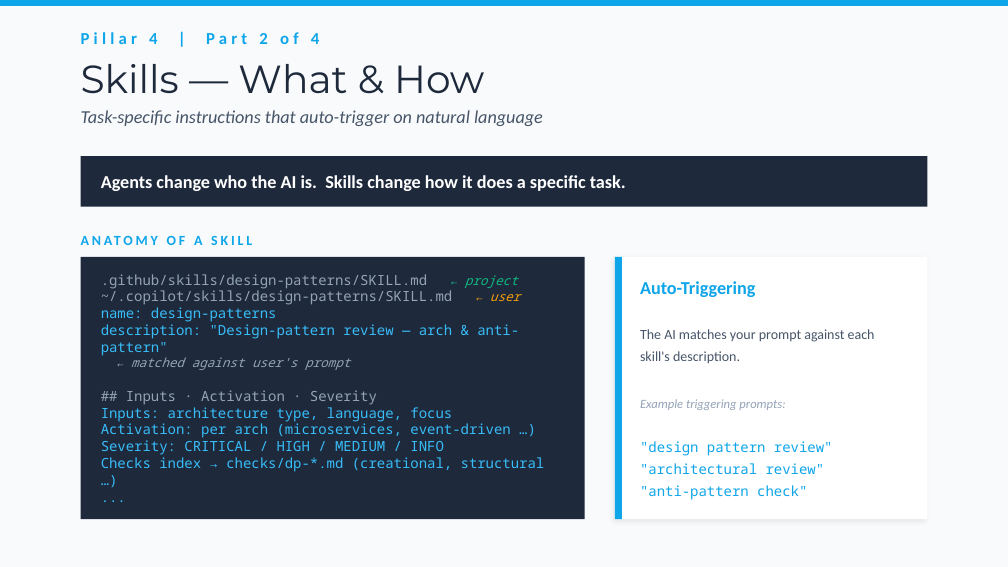
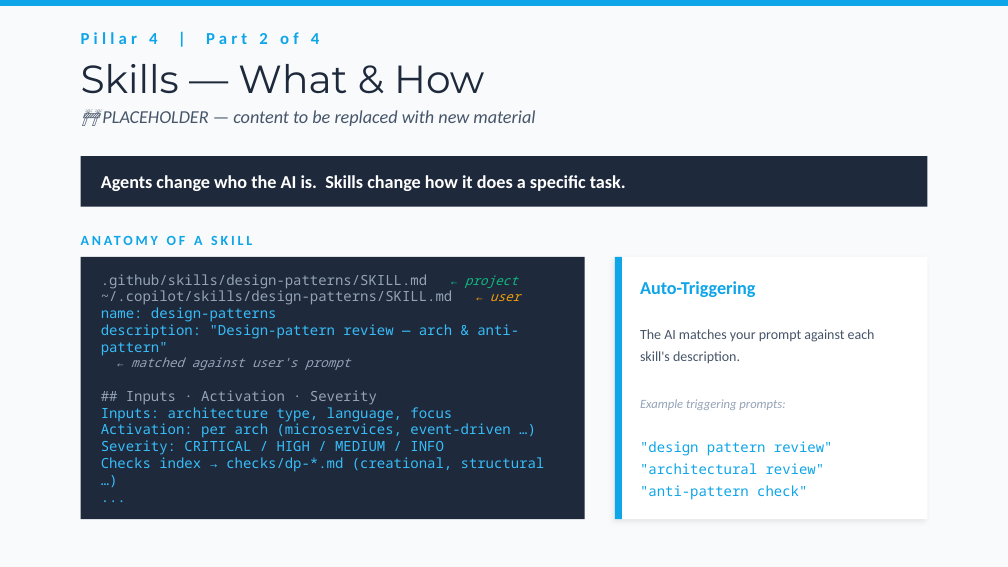
Before and after one commit to bubuding0809/copilot-cli-for-beginners, a slide deck: slide 12 of WORKSHOP-PRESENTATION.pptx. Drawn at 1008x567 pixels with LibreOffice and Linux fonts; fonts in the diff are those of the drawing. Boxes give left, top, right and bottom in pixels: in the first picture for what was removed or moved away, otherwise in the second. Text is boxed around its words. In the diff, an @@ line names an element or a change of style, - is before the commit and + after.

```diff
--- a/WORKSHOP-PRESENTATION.pptx
+++ b/WORKSHOP-PRESENTATION.pptx
@@ text at <box>102,110,535,126</box>: text changed @@
-Task-specific instructions that auto-trigger on natural language
+🚧 PLACEHOLDER — content to be replaced with new material
```
Also in this commit, not shown: 6 other slides changed, 3 other files.
